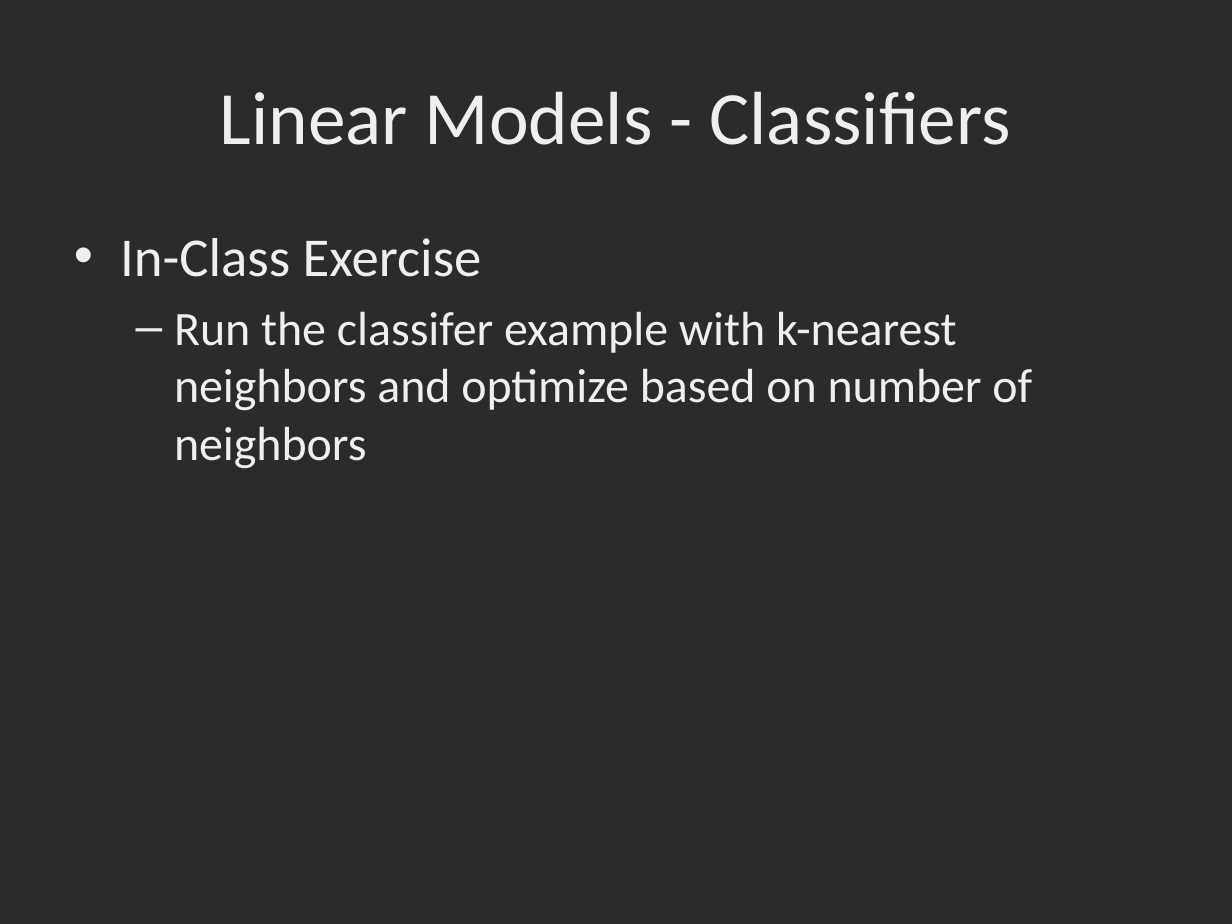
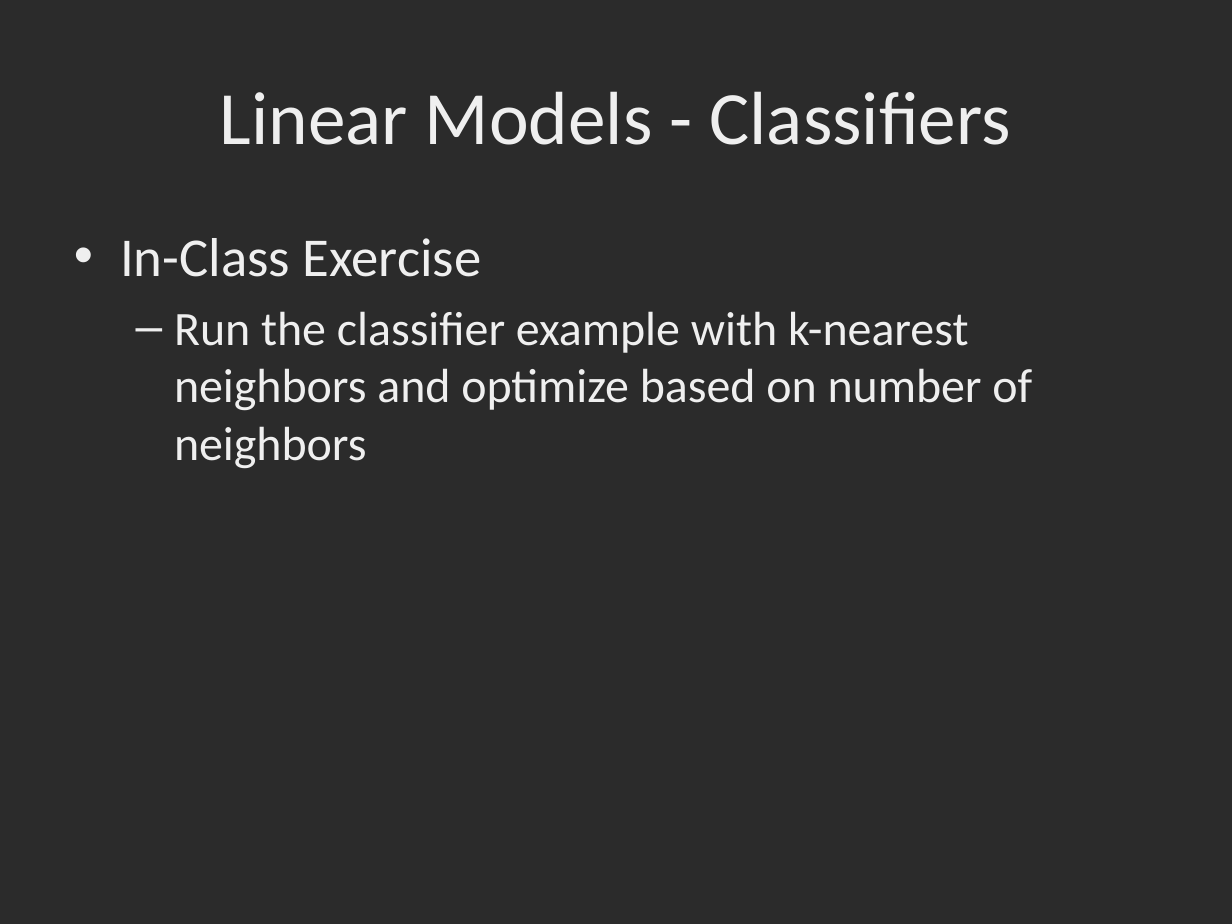
Before and after one commit to dbowmans46/PracticalProgramming, a slide deck: slide 39 of Session 7 - Python/Instructional Material/Session 7 - Python Brief Intro to Machine Learning with Scikit Learn.pptx (slide 33 before the commit). Drawn at 1232x924 pixels with LibreOffice and Linux fonts; fonts in the diff are those of the drawing; background and template pictures are left out; a plain dark background stands for a picture behind light text. Boxes give left, top, right and bottom in pixels: in the first picture for what was removed or moved away, otherwise in the second. Text is boxed around its words. In the diff, an @@ line names an element or a change of style, - is before the commit and + after.

Commit message:
Added more classifier slides and in-class exercises.  Added more classifier code examples.

```diff
--- a/Session 7 - Python/Instructional Material/Session 7 - Python Brief Intro to Machine Learning with Scikit Learn.pptx
+++ b/Session 7 - Python/Instructional Material/Session 7 - Python Brief Intro to Machine Learning with Scikit Learn.pptx
@@ text at (x1=174, y1=311, x2=1032, y2=469): text changed @@
-  – Run the classifer example with k-nearest neighbors and optimize based on number of neighbors
+  – Run the classifier example with k-nearest neighbors and optimize based on number of neighbors
```
Also in this commit, not shown: 16 other slides changed, 12 slides added, 1 other file.
